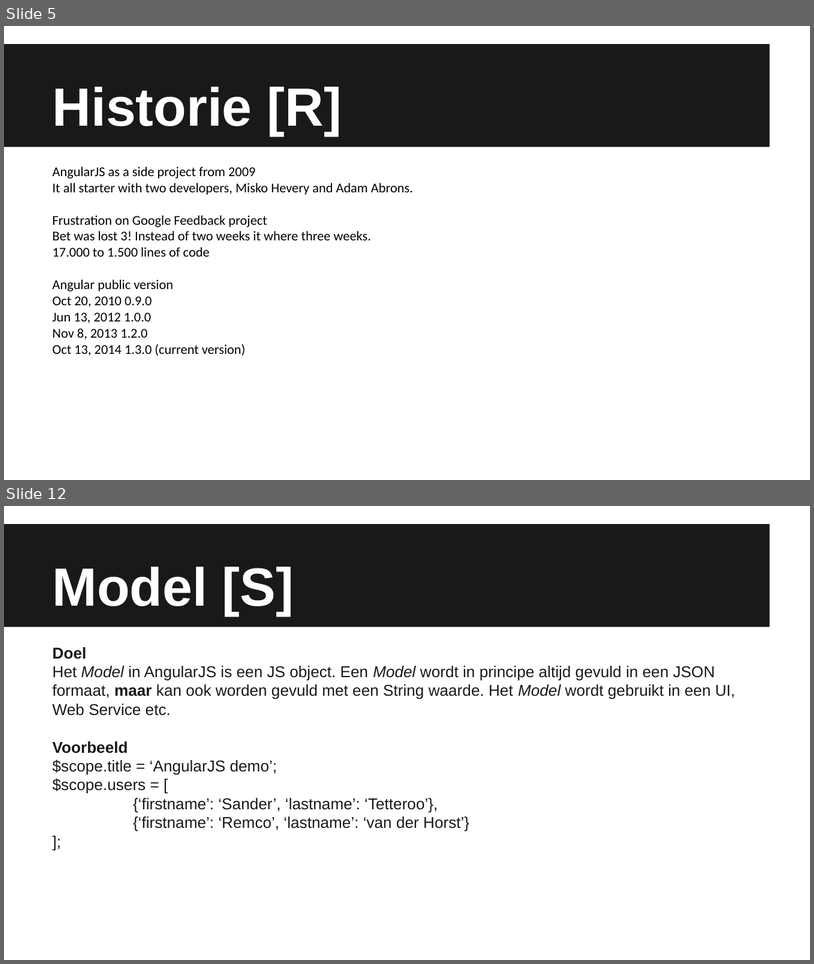
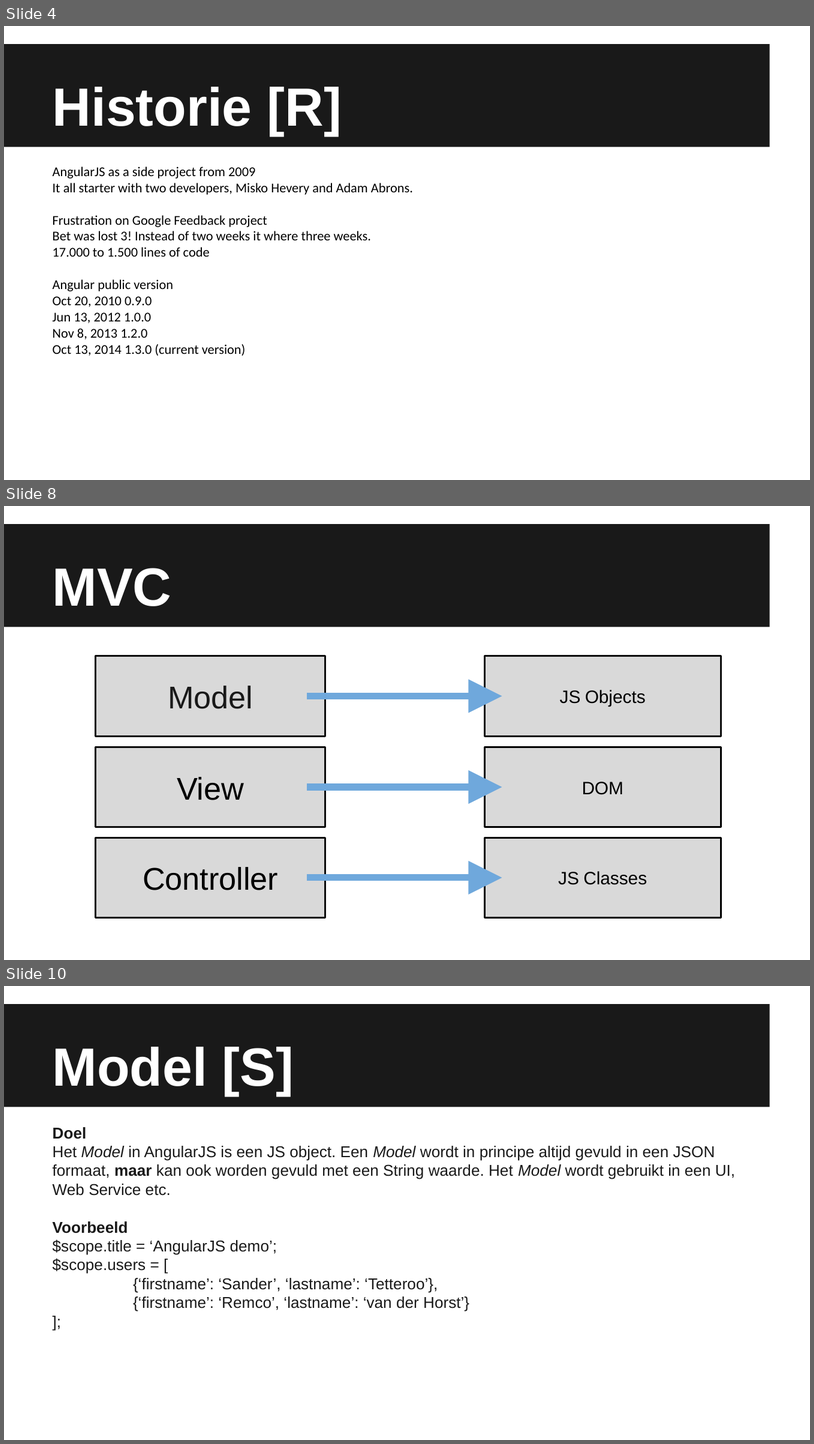
Before and after one commit to Sintelbom/kes-angular, a slide deck: src/main/webapp/KES AngularJS - 19112014.pptx. Shown one above the other, each under a label of ours: slides 5 and 12 before the commit, slides 4, 8 and 10 after it; the slides between them are not shown. The pictures are 814x964 and 814x1444 pixels, drawn with LibreOffice and Linux fonts; fonts in the diff are those of the drawing. Boxes give left, top, right and bottom in pixels: in the first picture for what was removed or moved away, otherwise in the second. Text is boxed around its words. In the diff, an @@ line names an element or a change of style, - is before the commit and + after.

```diff
--- a/src/main/webapp/KES AngularJS - 19112014.pptx
+++ b/src/main/webapp/KES AngularJS - 19112014.pptx
@@ slide 8 added at (x1=4, y1=506, x2=810, y2=960), background #FFFFFF; not listed: 1 template element that a slide beside it also shows @@
@@ title added at (x1=53, y1=568, x2=172, y2=606), 48 pt, text #FFFFFF, bold @@
+MVC
@@ rectangle added at (x1=95, y1=656, x2=325, y2=736), fill #D9D9D9, outline #0D0D0D 1.5 pt, 28 pt, text #191919 @@
+Model
@@ rectangle added at (x1=485, y1=656, x2=721, y2=736), fill #D9D9D9, outline #0D0D0D 1.5 pt, 16 pt, text #000000 @@
+JS Objects
@@ arrow added from (307, 696) to (503, 696), #6FA8DC 6 pt @@
@@ rectangle added at (x1=95, y1=747, x2=325, y2=827), fill #D9D9D9, outline #0D0D0D 1.5 pt, 28 pt, text #000000 @@
+View
@@ rectangle added at (x1=485, y1=747, x2=721, y2=827), fill #D9D9D9, outline #000000 1.5 pt, 16 pt, text #000000 @@
+DOM
@@ arrow added from (307, 787) to (503, 787), #6FA8DC 6 pt @@
@@ rectangle added at (x1=95, y1=837, x2=325, y2=917), fill #D9D9D9, outline #0D0D0D 1.5 pt, 28 pt, text #000000 @@
+Controller
@@ rectangle added at (x1=485, y1=837, x2=721, y2=917), fill #D9D9D9, outline #000000 1.5 pt, 16 pt, text #000000 @@
+JS Classes
@@ arrow added from (307, 877) to (503, 877), #6FA8DC 6 pt @@
@@ what was slide 5 is now slide 4 @@
@@ what was slide 12 is now slide 10 @@
```
Also in this commit, not shown: 10 slides changed, 2 other slides added, 3 slides removed.
